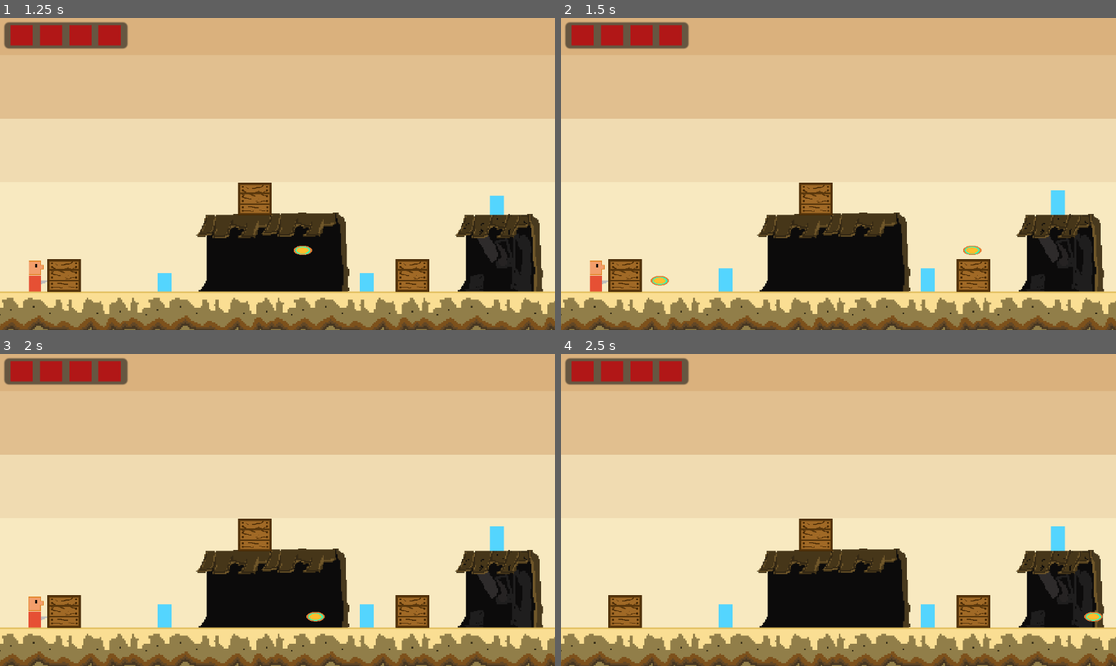
Above: before the commit, frames 1-4 (two rows, left to right).
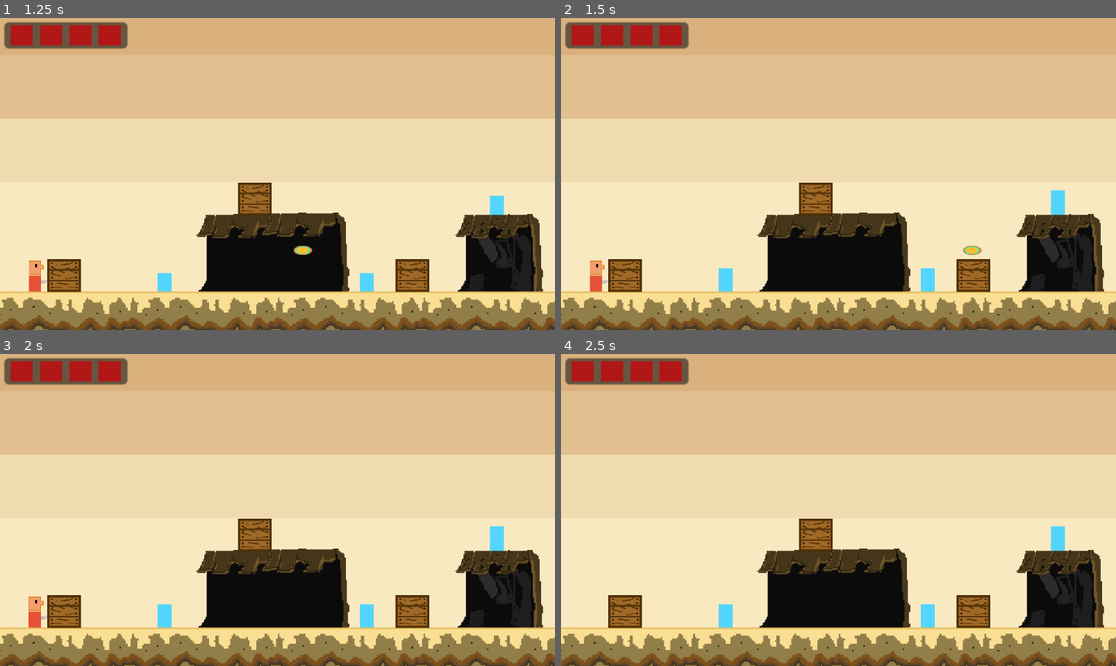
Above: after the commit, the same moments.

Repository: andresitogaaa/PrototipoFIREPUNCH
Game: Godot game, scene res://LEVELS/level_1.tscn
The game is run twice, just before and just after one commit, with the same random seed, the same clock (stepped at 60 frames per second) and the same inputs.
Inputs:
- Up to frame 1 (1.25 s): tap Enter (ui_accept) at 0.5, 0.77 s; hold Right (ui_right) from 0.53 s (still down); tap Z (atacar) at 0.6 s
- Up to frame 2 (1.5 s): keep holding Right (ui_right); tap Z (atacar) at 1.35 s
- Up to frame 3 (2 s): keep holding Right (ui_right); tap Enter (ui_accept) at 1.52 s
- Up to frame 4 (2.5 s): release Right (ui_right) at 2.03 s; hold Left (ui_left) from 2.03 s (still down); tap Z (atacar) at 2.1 s

Frame 1 is identical in both runs. In frame 2, less than 0.1% of the frame differs, in the area x 16-20%, y 82-86%; in frame 3, less than 0.1%, in the area x 55-59%, y 82-86%; in frame 4, less than 0.1%.

Commit message:
Balareaccion

Diff:
--- a/Nueva carpeta/PROTOTIPO JUEGO 2D/ESCENAS/BALA.gd
+++ b/Nueva carpeta/PROTOTIPO JUEGO 2D/ESCENAS/BALA.gd
@@ -21,4 +21,5 @@
 func _on_body_entered(body):
 	if body.is_in_group("enemies"):
 		body.get_damage(damage)
+	if !body.is_in_group("jugador"):
 		queue_free()
--- a/Nueva carpeta/PROTOTIPO JUEGO 2D/ESCENAS/enemy.tscn
+++ b/Nueva carpeta/PROTOTIPO JUEGO 2D/ESCENAS/enemy.tscn
@@ -48,7 +48,7 @@
 [sub_resource type="RectangleShape2D" id="RectangleShape2D_q3e4m"]
 size = Vector2(7.86993, 15.7184)
 
-[node name="Enemy" type="RigidBody2D"]
+[node name="Enemy" type="RigidBody2D" groups=["enemies"]]
 
 [node name="AnimatedSprite2D" type="AnimatedSprite2D" parent="."]
 position = Vector2(5.96046e-08, 2.98023e-08)
--- a/Nueva carpeta/PROTOTIPO JUEGO 2D/player.tscn
+++ b/Nueva carpeta/PROTOTIPO JUEGO 2D/player.tscn
@@ -10,7 +10,7 @@
 [sub_resource type="RectangleShape2D" id="RectangleShape2D_u7lp6"]
 size = Vector2(8.75, 13)
 
-[node name="Player" type="CharacterBody2D"]
+[node name="Player" type="CharacterBody2D" groups=["jugador"]]
 script = ExtResource("1_2dbi8")
 
 [node name="Sprite2D" type="Sprite2D" parent="."]
